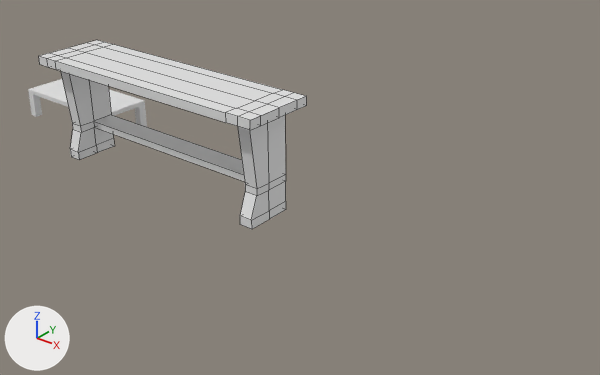
The Blender file Bumpy Cat Home/Blender/Isabella Models .blend: old version first, new version second.
Before and after are seen from a camera (50 mm lens) standing at (7.47, -5.67, 3.82) and looking at (2.72, 0.27, 0.14). Lighting does not change. The marker at lower left points along +X, +Y and +Z. The picture after the commit comes second. Mesh edges are drawn as thin lines on the coarser meshes. The same objects are shown in both versions, whatever each file hides.

Names of what the first picture shows: 'Bar Table', 'Long Coffe Table'.
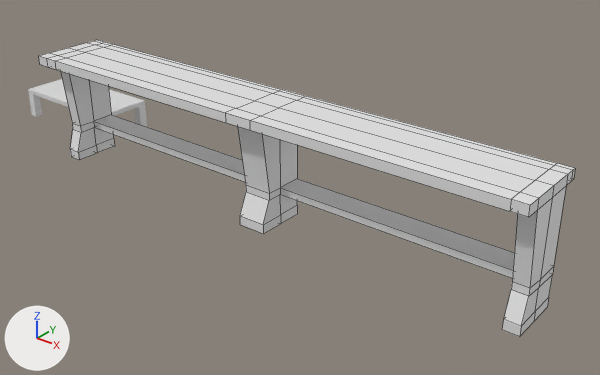
The change, as a diff of the scene's bpy script:
```diff
--- a/Bumpy Cat Home/Blender/Isabella Models .blend.py
+++ b/Bumpy Cat Home/Blender/Isabella Models .blend.py
@@ me_cube_003 @@
 # used by ob_bar_table; location = (0.0, 0.0, 0.0)
-me_cube_003.from_pydata(...)  # 108 vertices, 108 faces; spans x -0.15..2.9, y -0.65..0.14, z 0.0..1.19
+me_cube_003.from_pydata(...)  # 156 vertices, 158 faces; spans x -0.15..5.5, y -0.65..0.14, z 0.0..1.19
+# me_cube_003 part 1
+# 15 vertices are removed from x 2.74..2.75, y -0.65..0.14, z 0.31..1.19
+# 40 faces are deleted
+# 6 vertices in x 2.75, y -0.51..0.0, z 0.0..0.1 move by (0.15, 0.0, 0.0)
+# 3 vertices move from x 2.59..2.74, y -0.42, z 0.31..0.39 to x 2.6..2.9, y -0.42, z 0.31..0.39
+# 20 vertices are added at x 2.9..5.5, y -0.51..0.0, z 0.0..1.09
+# 10 new vertices lie (2.45, 0.0, 0.0) away from vertices in x 2.9, y -0.65..0.14, z 1.09..1.19
+# 12 new vertices lie (0.0, -0.05, 0.0) away from vertices in x -0.15..5.35, y 0.14, z 1.09..1.19
+# 11 new vertices lie (0.15, 0.0, 0.0) away from vertices in x 5.35, y -0.65..0.14, z 1.09..1.19
+# 5 new vertices lie (0.0, 0.0, -0.7) away from vertices in x 2.9..5.5, y -0.26..0.0, z 1.09
+# 5 new vertices lie (0.0, 0.0, -0.08) away from vertices in x 2.9..5.5, y -0.26..0.0, z 0.39
+# 90 new faces join them
 me_cube_003.materials.append(mat_dresser_handle)
```

Pixel boxes (x1, y1, x2, y2) of what changed, in the pictures (600 x 375 px):
'Bar Table', reshaped (100% wider, 57% taller): before (39, 40, 307, 229); after (39, 40, 575, 337)
part 1 of me_cube_003, built on: before (88, 40, 307, 220); after (88, 40, 575, 337)
